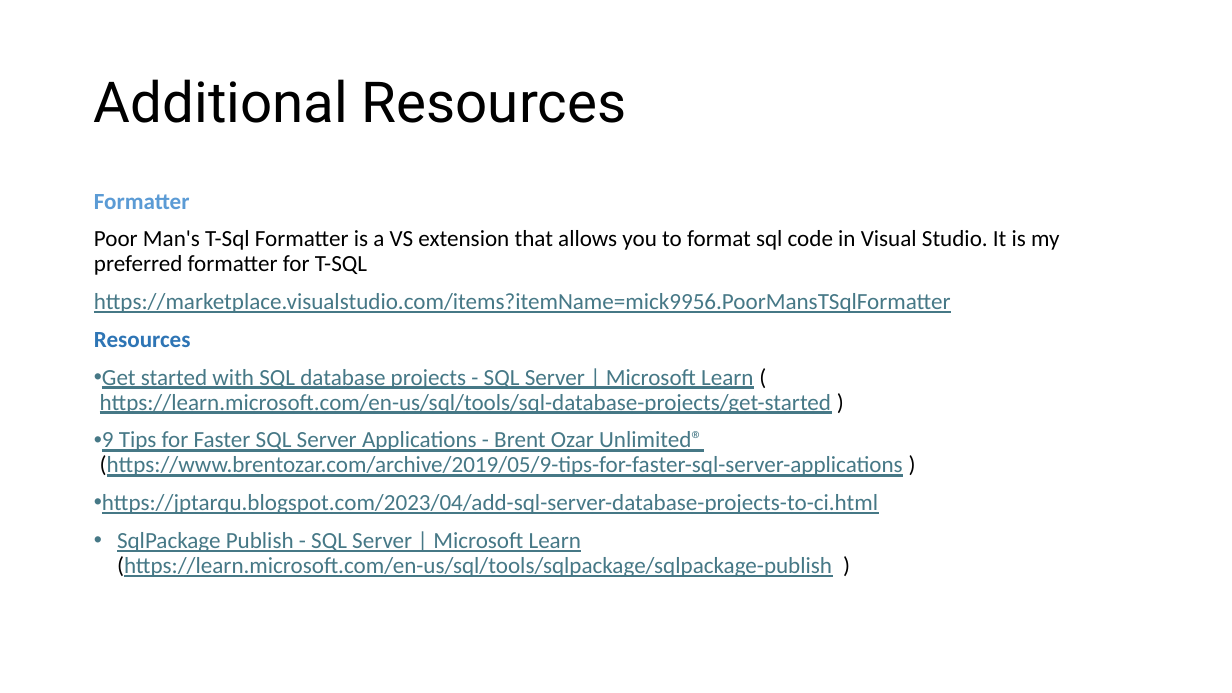
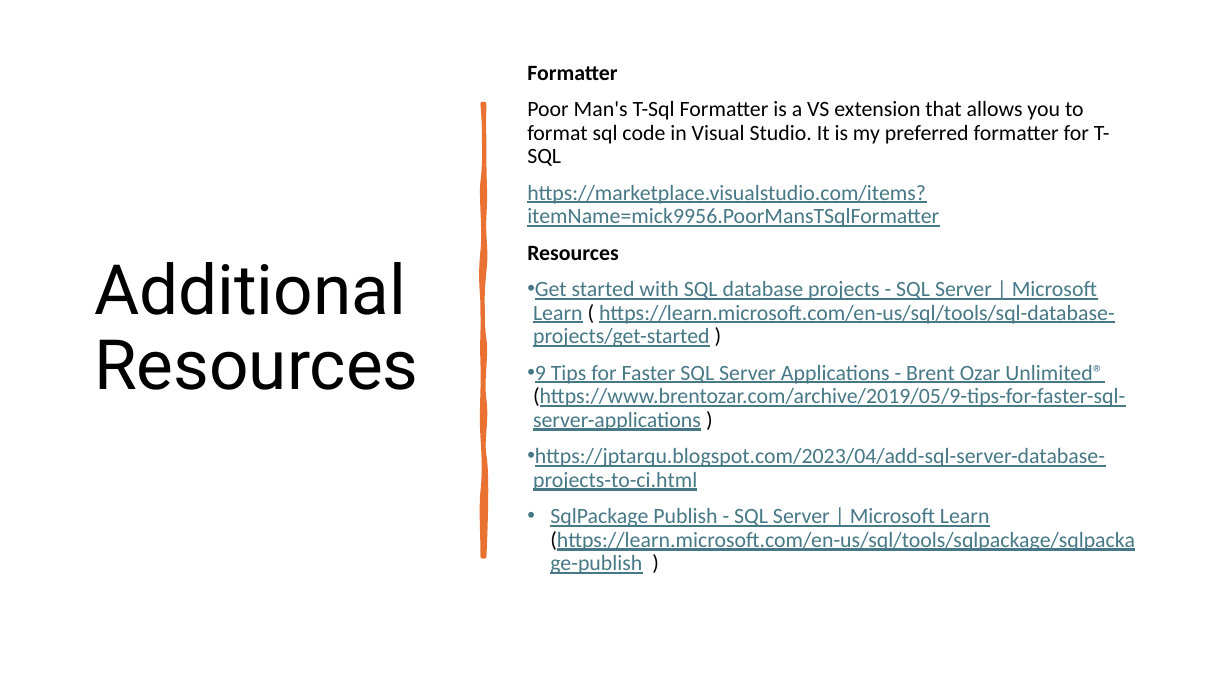
Before and after one commit to TheJuanitoLearnsShow/PodcastsManager, a slide deck: slide 17 of slides/VS sql project.pptx. Drawn at 1232x693 pixels with LibreOffice and Linux fonts; fonts in the diff are those of the drawing. Boxes give left, top, right and bottom in pixels: in the first picture for what was removed or moved away, otherwise in the second. Text is boxed around its words. In the diff, an @@ line names an element or a change of style, - is before the commit and + after.

```diff
--- a/slides/VS sql project.pptx
+++ b/slides/VS sql project.pptx
@@ title "Additional Resources": place and size @@
-title "Additional Resources" at box(94, 79, 626, 123)
+title "Additional Resources" at box(94, 262, 418, 390)
@@ title "Additional Resources" at box(94, 262, 418, 390): size 44 to 54 pt @@
@@ text "Formatter": place and size @@
-text "Formatter" at box(94, 194, 1059, 577)
+text "Formatter" at box(527, 66, 1135, 574)
@@ text "Formatter" at box(527, 66, 1135, 574): size 18 to 17 pt; text colour #5B9BD5 to #000000 in "Formatter"; text colour #2E75B5 to #000000 in "Resources"; vertical alignment top to middle @@
@@ freeform shape added at box(482, 104, 484, 556), fill #E97132, outline #E97132 3.25 pt @@
```
Also in this commit, not shown: 14 other slides changed, 1 other file.
